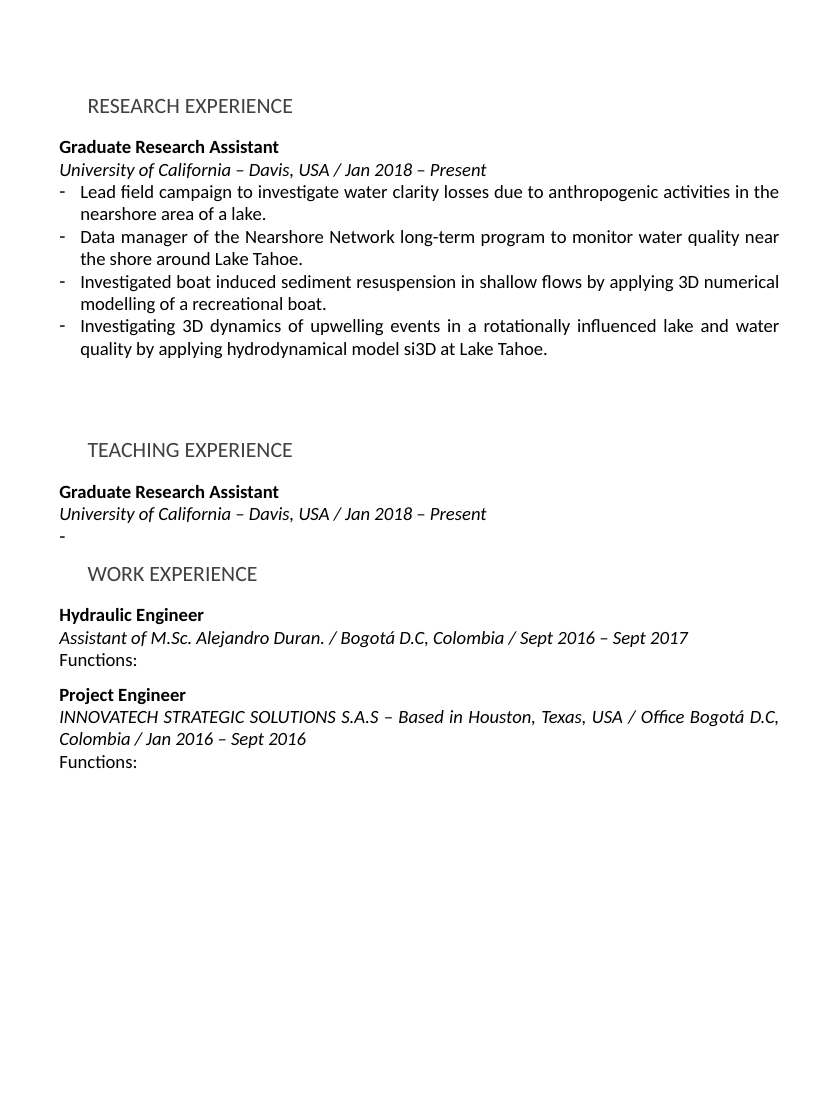
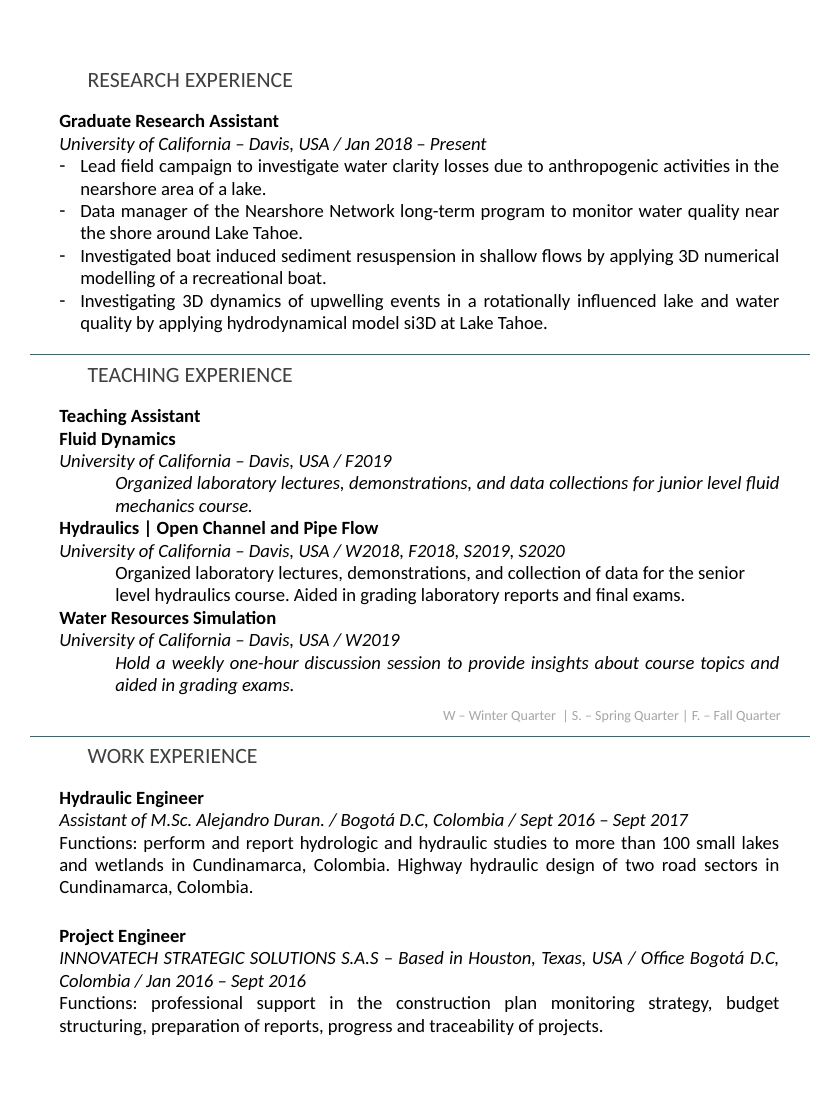
Before and after one commit to savalbuena/savalbuena.github.io, a slide deck: slide 2 of docs/CV_SV_2020_V1.pptx. Drawn at 840x1120 pixels with LibreOffice and Linux fonts; fonts in the diff are those of the drawing. Boxes give left, top, right and bottom in pixels: in the first picture for what was removed or moved away, otherwise in the second. Text is boxed around its words. In the diff, an @@ line names an element or a change of style, - is before the commit and + after.

Commit message:
Report
This commit has the last edits on the CV. Includes Brant as photoprapher.

```diff
--- a/docs/CV_SV_2020_V1.pptx
+++ b/docs/CV_SV_2020_V1.pptx
@@ text "RESEARCH EXPERIENCE": place and size @@
-text "RESEARCH EXPERIENCE" at [88, 99, 293, 113]
+text "RESEARCH EXPERIENCE" at [88, 73, 293, 87]
@@ text "Graduate Research Assistant": place and size @@
-text "Graduate Research Assistant" at [59, 140, 780, 358]
+text "Graduate Research Assistant" at [59, 114, 780, 332]
@@ line added from (30, 354) to (810, 354), #3F656D 0.5 pt @@
@@ text "TEACHING EXPERIENCE": place and size @@
-text "TEACHING EXPERIENCE" at [88, 443, 293, 457]
+text "TEACHING EXPERIENCE" at [88, 368, 293, 382]
@@ text at [59, 409, 780, 695]: text changed @@
-Graduate Research Assistant
-University of California – Davis, USA / Jan 2018 – Present
+Teaching Assistant
+Fluid Dynamics
+University of California – Davis, USA / F2019
+  Organized laboratory lectures, demonstrations, and data collections for junior level fluid mechanics course.
+Hydraulics | Open Channel and Pipe Flow
+University of California – Davis, USA / W2018, F2018, S2019, S2020
+  Organized laboratory lectures, demonstrations, and collection of data for the senior level hydraulics course. Aided in grading laboratory reports and final exams.
+Water Resources Simulation
+University of California – Davis, USA / W2019
+  Hold a weekly one-hour discussion session to provide insights about course topics and aided in grading exams.
@@ text added at [443, 710, 781, 722], 9 pt, text #A6A6A6 @@
+W – Winter Quarter | S. – Spring Quarter | F. – Fall Quarter
@@ line added from (30, 737) to (810, 737), #3F656D 0.5 pt @@
@@ text "WORK EXPERIENCE": place and size @@
-text "WORK EXPERIENCE" at [88, 567, 257, 581]
+text "WORK EXPERIENCE" at [88, 749, 257, 763]
@@ text "Hydraulic Engineer": place and size @@
-text "Hydraulic Engineer" at [59, 608, 688, 666]
+text "Hydraulic Engineer" at [59, 791, 780, 895]
@@ text at [59, 836, 780, 895]: text changed @@
-Functions:
+Functions: perform and report hydrologic and hydraulic studies to more than 100 small lakes and wetlands in Cundinamarca, Colombia. Highway hydraulic design of two road sectors in Cundinamarca, Colombia.
@@ text "Project Engineer": place and size @@
-text "Project Engineer" at [59, 688, 780, 768]
+text "Project Engineer" at [59, 929, 780, 1036]
@@ text at [59, 996, 779, 1036]: text changed @@
-Functions:
+Functions: professional support in the construction plan monitoring strategy, budget structuring, preparation of reports, progress and traceability of projects.
```
Also in this commit, not shown: 1 other slide changed, 8 other files.
